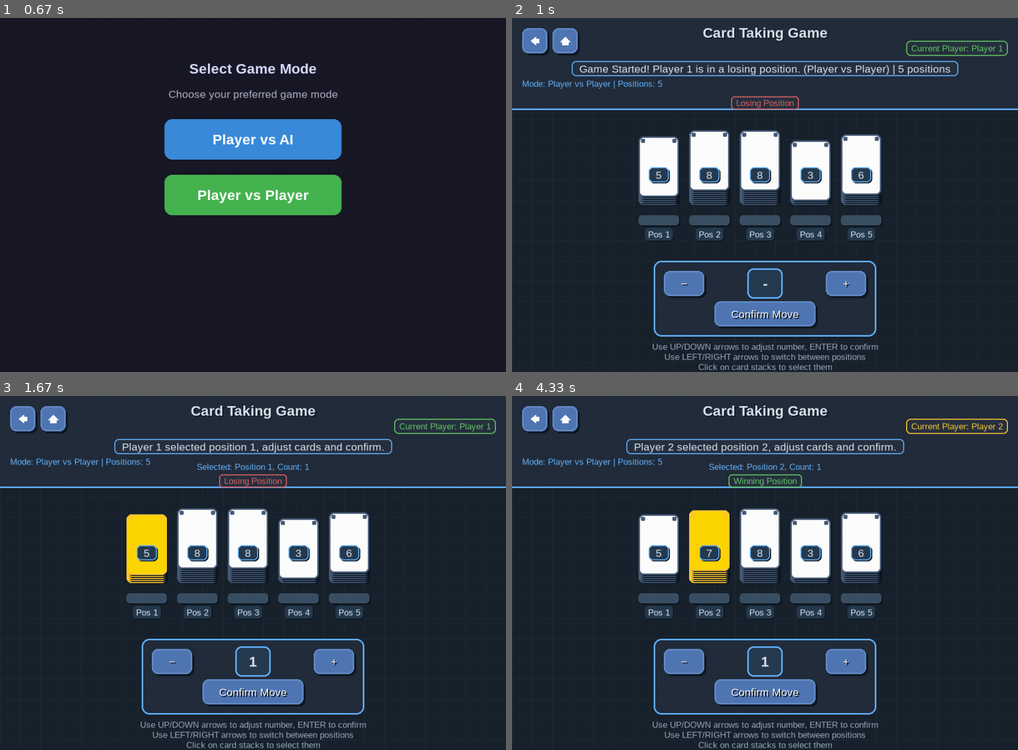
Above: before the commit, frames 1-4 (two rows, left to right).
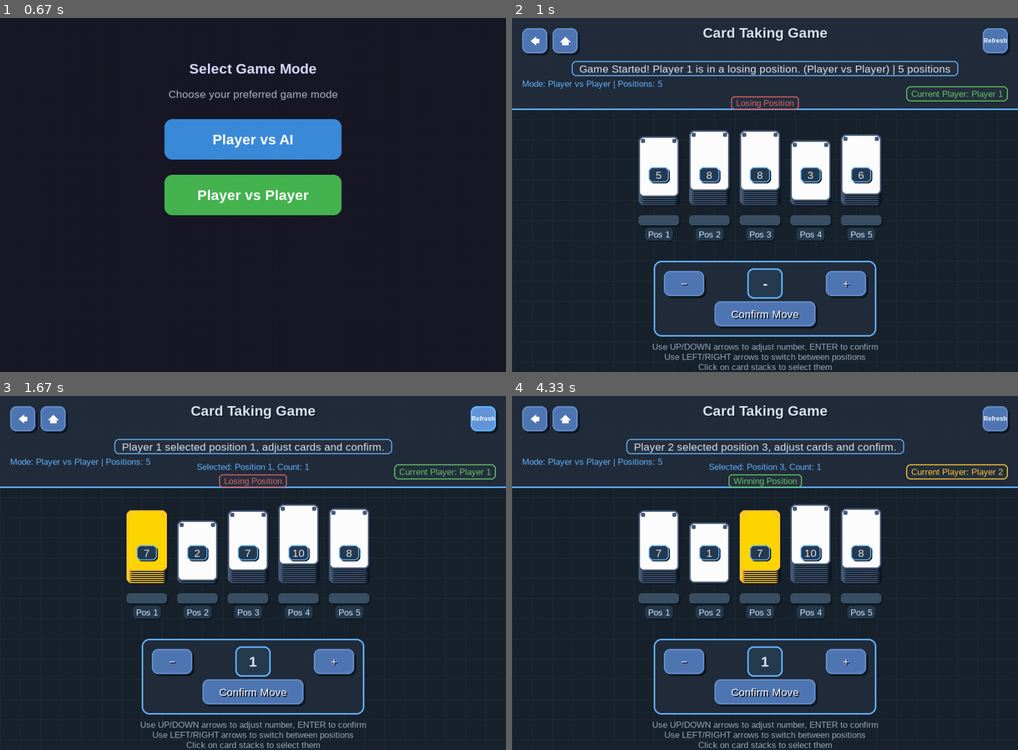
Above: after the commit, the same moments.

Repository: JieteXue/ICG-Games
Game: pygame game, started from Nice/main.py
The game is run twice, just before and just after one commit, with the same random seed, the same clock (stepped at 60 frames per second) and the same inputs.
Inputs (mouse positions are in pixels of both pictures, inside the frame that each line leads up to):
- Up to frame 1 (0.67 s): click "Card Nim Game" at 0.38 s
- Up to frame 2 (1 s): click "Player vs Player" at 0.72 s
- Up to frame 3 (1.67 s): click (480, 417) at 1.07 s, where only the run after the commit has a clickable "Refresh"; hold Right from 1.33 s (still down)
- Up to frame 4 (4.33 s): release Right at 1.8 s; click (709, 569) at 1.9 s, where only the run after the commit has a clickable "2"; hold Up 2.17-2.47 s; hold Right 2.5-2.97 s; hold Left 3-3.53 s; tap Enter at 3.57 s; click (765, 714) at 3.97 s; click "7" at 4.3 s

Frame 1 is identical in both runs. In frame 2, 1.0% of the frame differs, in the area x 77-99%, y 2-24%; in frame 3, 3.1%; in frame 4, 5.3%, in the area x 25-99%, y 2-53%.

Commit message:
add refresh key for taking cards

Diff:
--- a/Nice/src/games/card_nim/game.py
+++ b/Nice/src/games/card_nim/game.py
@@ -183,6 +183,8 @@
         self.position_rects = []
         self.ai_timer = 0
 
+        self.key_repeat_manager = KeyRepeatManager()
+
     def initialize_game_settings(self):
         """Initialize game mode and difficulty"""
         try:
@@ -214,6 +216,13 @@
                 return False
 
             elif event.type == pygame.MOUSEBUTTONDOWN:
+                # Check refresh button first
+                if "refresh" in self.buttons and self.buttons["refresh"].is_clicked(event):
+                    self.logic.initialize_game(self.logic.game_mode, self.logic.difficulty)
+                    if hasattr(self, 'key_repeat_manager'):
+                        self.key_repeat_manager._reset_state()
+                    return True
+
                 result = self.input_handler.handle_mouse_click(event, self.position_rects, self.buttons)
                 if result == "back":
                     # Reinitialize game settings
@@ -253,11 +262,13 @@
             self.position_rects = self.ui.draw_card_positions(
                 self.logic.positions, self.logic.selected_position_index)
 
-            # Draw navigation buttons
+            # Draw navigation buttons (包括刷新按钮)
             if "back" in self.buttons:
                 self.buttons["back"].draw(self.screen)
             if "home" in self.buttons:
                 self.buttons["home"].draw(self.screen)
+            if "refresh" in self.buttons:  # 添加刷新按钮绘制
+                self.buttons["refresh"].draw(self.screen)
 
             if not self.logic.game_over:
                 # Set button enabled states based on game mode and current player
--- a/Nice/src/games/card_nim/ui.py
+++ b/Nice/src/games/card_nim/ui.py
@@ -65,11 +65,11 @@
         )
 
         # Draw player info with background
-        player_bg = pygame.Rect(SCREEN_WIDTH - player_text.get_width() - 40, 45,
+        player_bg = pygame.Rect(SCREEN_WIDTH - player_text.get_width() - 40, 135,
                               player_text.get_width() + 20, player_text.get_height() + 10)
         pygame.draw.rect(self.screen, (40, 50, 65), player_bg, border_radius=8)
         pygame.draw.rect(self.screen, player_color, player_bg, 2, border_radius=8)
-        self.screen.blit(player_text, (SCREEN_WIDTH - player_text.get_width() - 30, 50))
+        self.screen.blit(player_text, (SCREEN_WIDTH - player_text.get_width() - 30, 140))
 
         # Current message with background - with text wrapping
         message_color = (WIN_COLOR if game_logic.game_over and game_logic.winner == "Player 1"
@@ -185,7 +185,8 @@
             "confirm": Button(control_x + 100, control_y + 60, 200, 50, "Confirm Move", self.font_manager, tooltip="Make move with selected cards"),
             "restart": Button(SCREEN_WIDTH//2 - 120, POSITION_HEIGHT + 250, 240, 60, "New Game", self.font_manager, tooltip="Start a new game"),
             "back": Button(20, 20, nav_button_size, nav_button_size, "", self.font_manager, icon='back', tooltip="Back to mode selection"),
-            "home": Button(20 + nav_button_size + 10, 20, nav_button_size, nav_button_size, "", self.font_manager, icon='home', tooltip="Back to main menu")
+            "home": Button(20 + nav_button_size + 10, 20, nav_button_size, nav_button_size, "", self.font_manager, icon='home', tooltip="Back to main menu"),
+            "refresh": Button(SCREEN_WIDTH - 20 - nav_button_size, 20, nav_button_size, nav_button_size, "", self.font_manager, icon='refresh', tooltip="Restart current game")
         }
 
         return buttons
--- a/Nice/src/games/subtract_factor/ui.py
+++ b/Nice/src/games/subtract_factor/ui.py
@@ -67,11 +67,11 @@
         )
 
         # Draw player info with background
-        player_bg = pygame.Rect(SCREEN_WIDTH - player_text.get_width() - 40, 45,
+        player_bg = pygame.Rect(SCREEN_WIDTH - player_text.get_width() - 40, 143,
                               player_text.get_width() + 20, player_text.get_height() + 10)
         pygame.draw.rect(self.screen, (40, 50, 65), player_bg, border_radius=8)
         pygame.draw.rect(self.screen, player_color, player_bg, 2, border_radius=8)
-        self.screen.blit(player_text, (SCREEN_WIDTH - player_text.get_width() - 30, 50))
+        self.screen.blit(player_text, (SCREEN_WIDTH - player_text.get_width() - 30, 148))
 
         # Current value display
         value_text = self.font_manager.large.render(f"Current Value: {game_logic.current_value} | Threshold: {game_logic.threshold_k}", True, HIGHLIGHT_COLOR)
--- a/Nice/src/ui/buttons.py
+++ b/Nice/src/ui/buttons.py
@@ -2,6 +2,7 @@
 UI Button components
 """
 
+import math
 import pygame
 from utils.constants import *
 
@@ -123,6 +124,16 @@
             i_rect = i_text.get_rect(center=self.rect.center)
             surface.blit(i_text, i_rect)
 
+        elif self.icon == 'refresh':
+            # 直接显示文字 "Refresh"
+            icon_color = (255, 255, 255) if self.enabled else (150, 150, 150)
+
+            # 使用小字体显示刷新文字
+            refresh_font = pygame.font.SysFont('Arial', 12, bold=True)
+            refresh_text = refresh_font.render("Refresh", True, icon_color)
+            refresh_rect = refresh_text.get_rect(center=self.rect.center)
+            surface.blit(refresh_text, refresh_rect)
+
     def _draw_text(self, surface):
         """Draw button text"""
         text_color = (255, 255, 255) if self.enabled else (150, 150, 150)
Not shown, changed: ChangeLog.md
